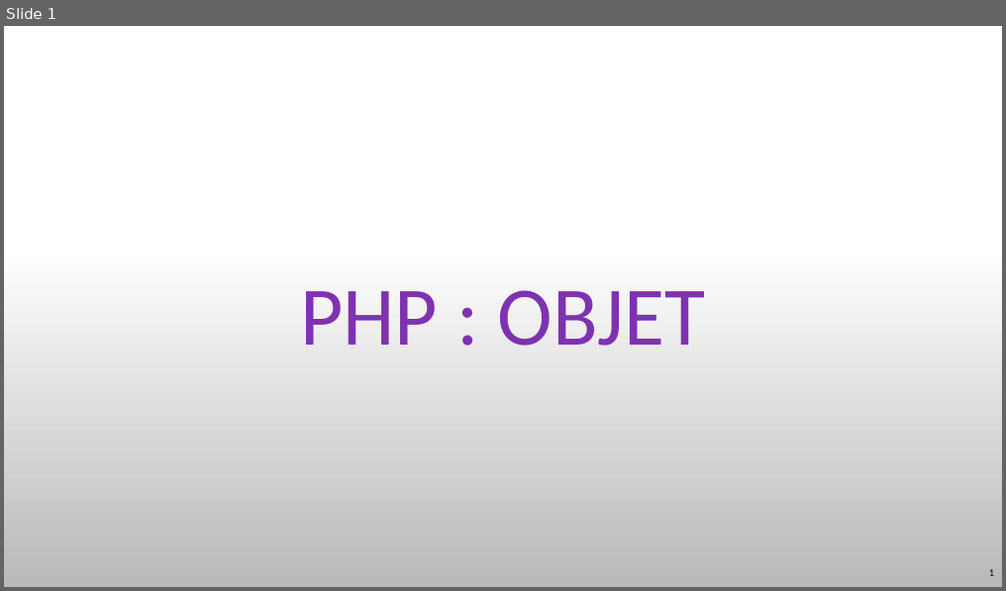
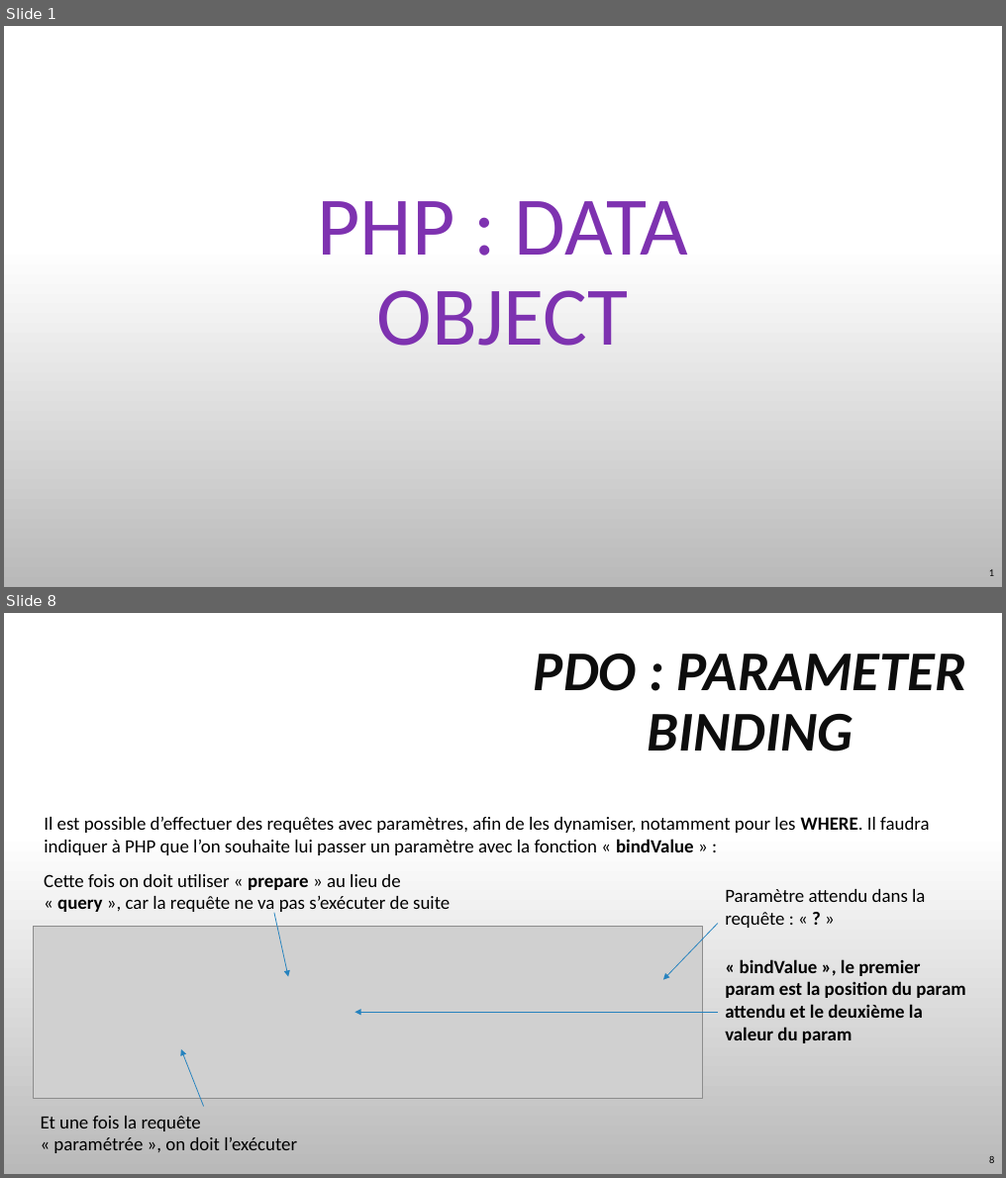
Before and after one commit to TyTy-cf/cours, a slide deck: PHP/Object/PHP-DO.pptx. Shown one above the other, each under a label of ours: slide 1 before the commit, slides 1 and 8 after it; the slides between them are not shown. The pictures are 1006x591 and 1006x1178 pixels, drawn with LibreOffice and Linux fonts; fonts in the diff are those of the drawing; grey boxes stand for pictures; background and template pictures are left out. Boxes give left, top, right and bottom in pixels: in the first picture for what was removed or moved away, otherwise in the second. Text is boxed around its words. In the diff, an @@ line names an element or a change of style, - is before the commit and + after.

```diff
--- a/PHP/Object/PHP-DO.pptx
+++ b/PHP/Object/PHP-DO.pptx
@@ slide 8 added at (4, 613, 1002, 1174), background picture (left out) @@
@@ title added at (534, 654, 966, 752), 54 pt, text #0D0D0D, bold, italic @@
+PDO : PARAMETER BINDING
@@ text added at (44, 817, 930, 856), 18 pt, text #000000 @@
+Il est possible d’effectuer des requêtes avec paramètres, afin de les dynamiser, notamment pour les WHERE. Il faudra indiquer à PHP que l’on souhaite lui passer un paramètre avec la fonction « bindValue » :
@@ text added at (44, 874, 450, 914), 18 pt, text #000000 @@
+Cette fois on doit utiliser « prepare » au lieu de « query », car la requête ne va pas s’exécuter de suite
@@ text added at (725, 889, 925, 928), 18 pt, text #000000 @@
+Paramètre attendu dans la requête : « ? »
@@ picture added at (33, 926, 703, 1098) @@
@@ arrow added from (274, 912) to (288, 977), #2683BF 0.75 pt @@
@@ arrow added from (718, 924) to (663, 980), #2683BF 0.75 pt @@
@@ text added at (725, 959, 965, 1044), 18 pt, text #000000, bold @@
+« bindValue », le premier param est la position du param attendu et le deuxième la valeur du param
@@ arrow added from (718, 1012) to (355, 1012), #2683BF 0.75 pt @@
@@ arrow added from (204, 1106) to (181, 1050), #2683BF 0.75 pt @@
@@ text added at (41, 1116, 297, 1154), 18 pt, text #000000 @@
+Et une fois la requête « paramétrée », on doit l’exécuter
@@ page number added at (989, 1157, 994, 1163), 10 pt, text #000000 @@
+8
@@ slide 1 changed as well @@
@@ title at (317, 201, 689, 346): text changed @@
-PHP : OBJET
+PHP : DATA OBJECT
```
Also in this commit, not shown: 8 other slides added, 12 slides removed, 3 other files.
